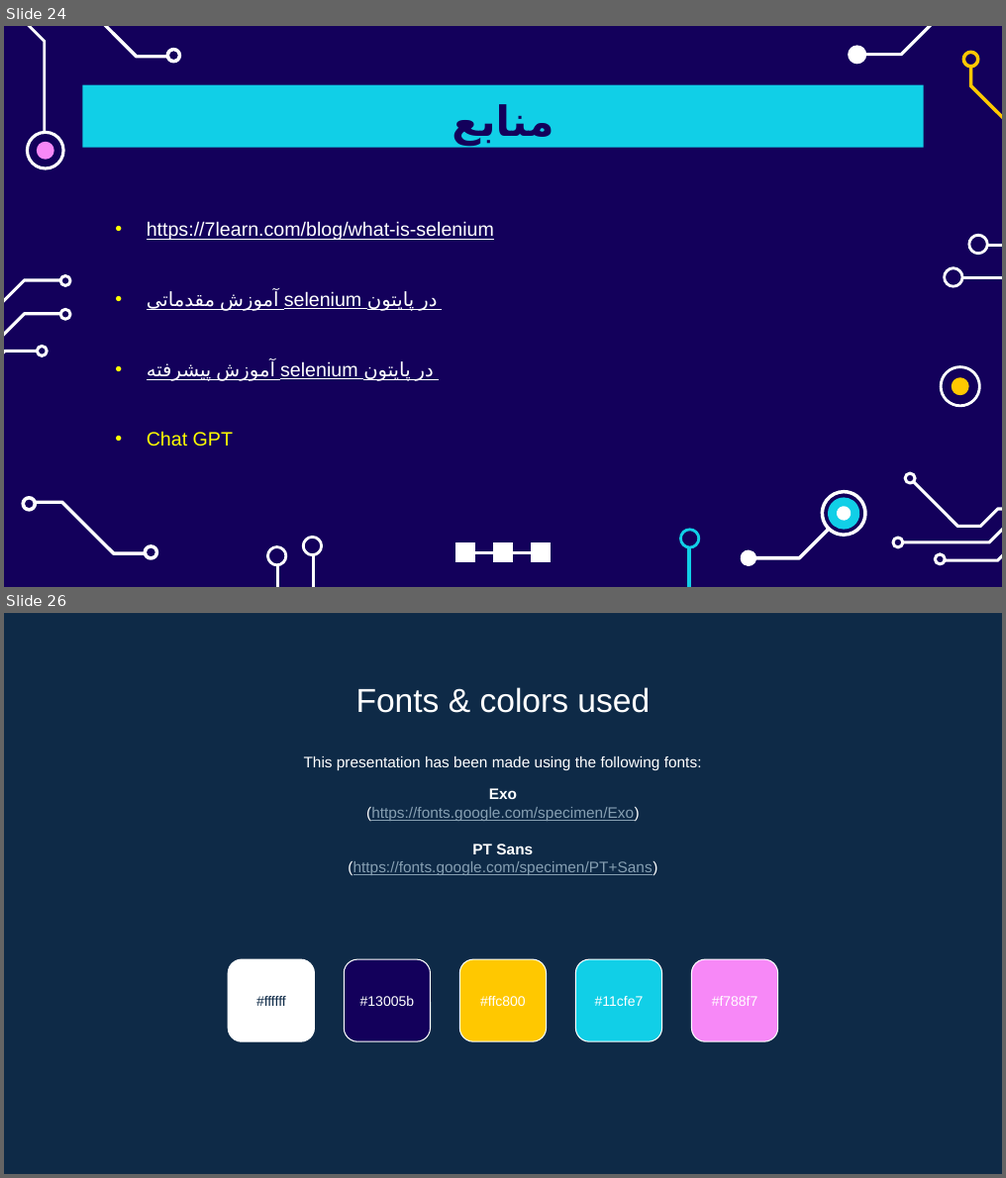
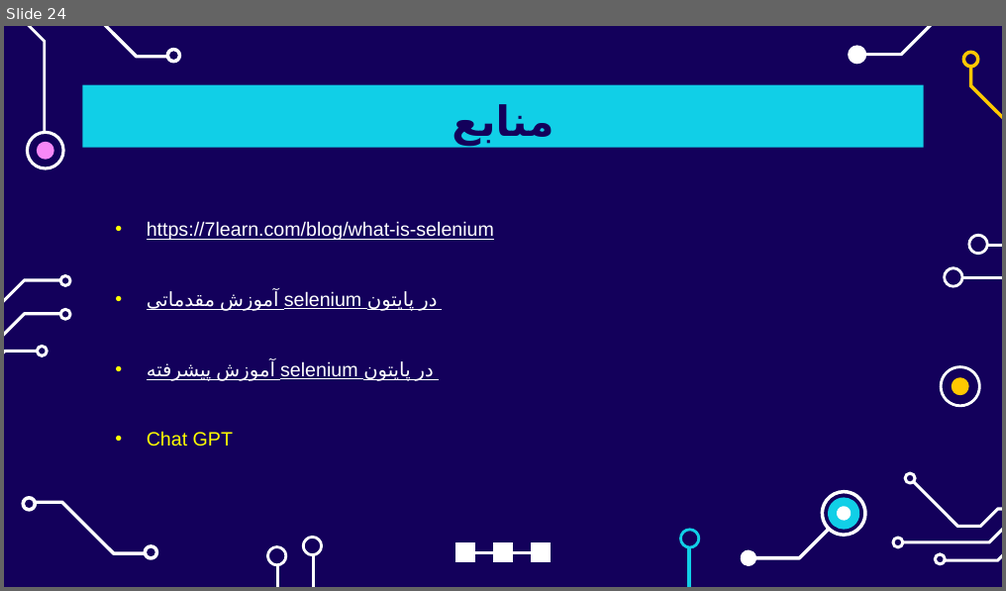
Before and after one commit to erfanshafieeee/Python-Selenium-Test, a slide deck: Doc/selenium test.pptx. Shown one above the other, each under a label of ours: slides 24 and 26 before the commit, slide 24 after it; the slides between them are not shown. The pictures are 1006x1178 and 1006x591 pixels, drawn with LibreOffice and Linux fonts; fonts in the diff are those of the drawing. Boxes give left, top, right and bottom in pixels: in the first picture for what was removed or moved away, otherwise in the second. Text is boxed around its words. In the diff, an @@ line names an element or a change of style, - is before the commit and + after.

```diff
--- a/Doc/selenium test.pptx
+++ b/Doc/selenium test.pptx
@@ slide 26 removed at bbox=[4, 613, 1002, 1174], background #0E2A47 @@
@@ title removed at bbox=[356, 687, 649, 713] @@
-Fonts & colors used
@@ text removed at bbox=[304, 757, 702, 876] @@
-This presentation has been made using the following fonts:
-Exo
-(https://fonts.google.com/specimen/Exo)
-PT Sans
-(https://fonts.google.com/specimen/PT+Sans)
@@ rounded rectangle removed at bbox=[228, 959, 314, 1041] @@
@@ rounded rectangle removed at bbox=[345, 959, 431, 1041] @@
@@ rounded rectangle removed at bbox=[460, 959, 547, 1041] @@
@@ rounded rectangle removed at bbox=[576, 959, 662, 1041] @@
@@ rounded rectangle removed at bbox=[692, 959, 778, 1041] @@
@@ text removed at bbox=[256, 996, 286, 1006] @@
-#ffffff
@@ text removed at bbox=[360, 996, 414, 1006] @@
-#13005b
@@ text removed at bbox=[480, 996, 526, 1006] @@
-#ffc800
@@ text removed at bbox=[595, 996, 644, 1006] @@
-#11cfe7
@@ text removed at bbox=[712, 996, 758, 1006] @@
-#f788f7
```
Also in this commit, not shown: 2 slides changed, 8 other slides removed.
